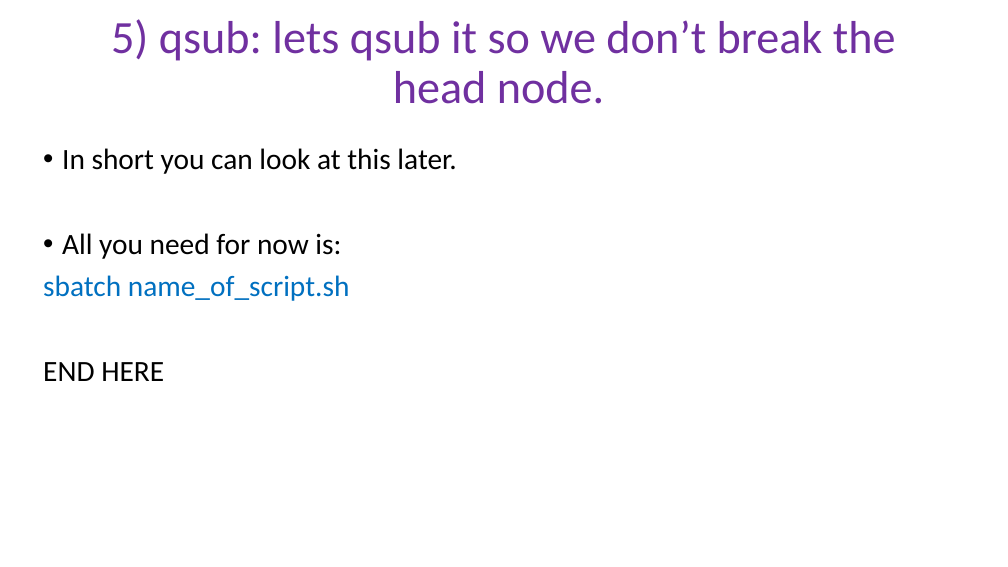
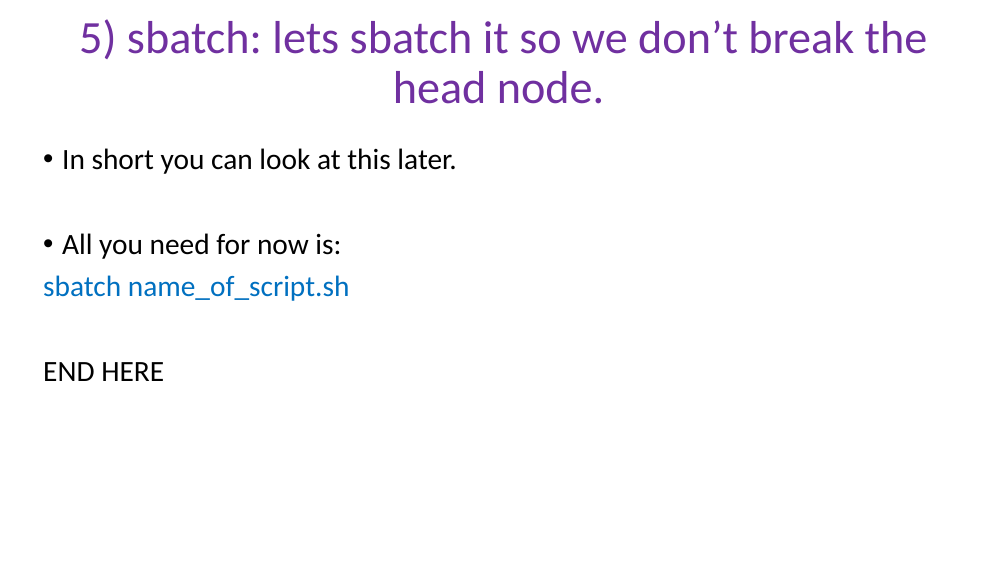
Before and after one commit to peterthorpe5/Msc_Digital_Health, a slide deck: slide 3 of powerpoint/5_sbatch.pptx. Drawn at 1008x567 pixels with LibreOffice and Linux fonts; fonts in the diff are those of the drawing. Boxes give left, top, right and bottom in pixels: in the first picture for what was removed or moved away, otherwise in the second. Text is boxed around its words. In the diff, an @@ line names an element or a change of style, - is before the commit and + after.

```diff
--- a/powerpoint/5_sbatch.pptx
+++ b/powerpoint/5_sbatch.pptx
@@ title at <box>79,19,928,104</box>: text changed @@
-5) qsub: lets qsub it so we don’t break the head node.
+5) sbatch: lets sbatch it so we don’t break the head node.
```
Also in this commit, not shown: 1 slide added, 5 other files.
